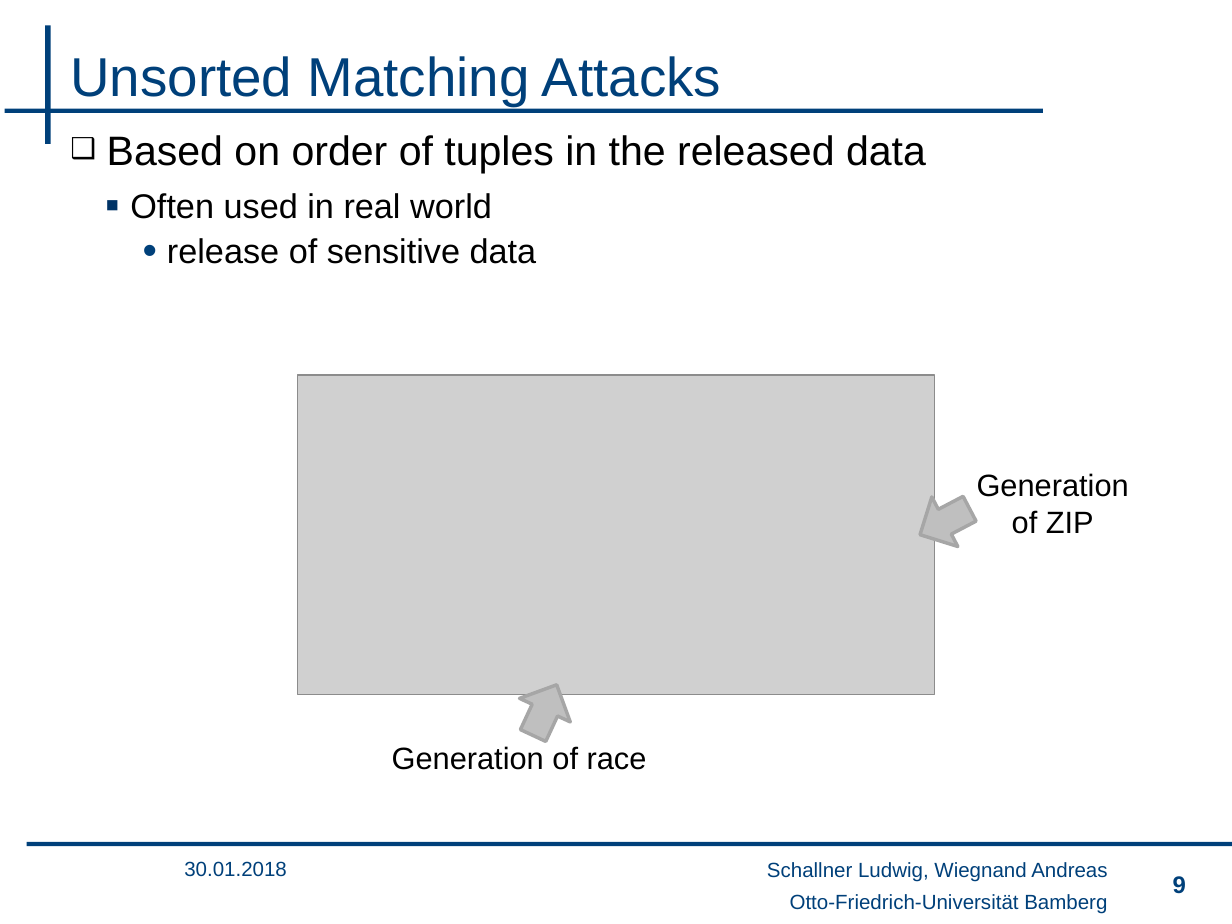
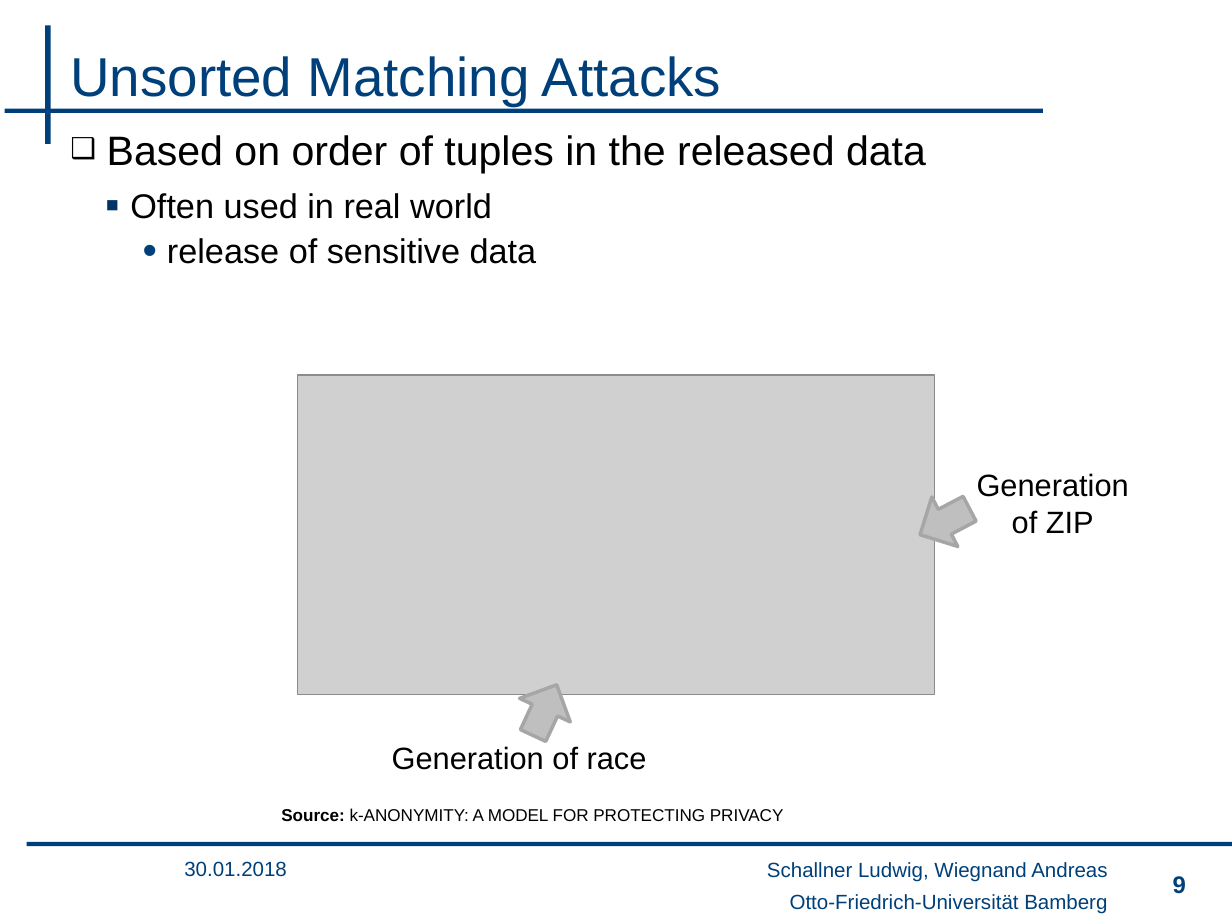
Before and after one commit to wsgan001/PSI-MSem, a slide deck: slide 9 of presentation/sicherheits_final_anV3.pptx. Drawn at 1232x924 pixels with LibreOffice and Linux fonts; fonts in the diff are those of the drawing; grey boxes stand for pictures; background and template pictures are left out. Boxes give left, top, right and bottom in pixels: in the first picture for what was removed or moved away, otherwise in the second. Text is boxed around its words. In the diff, an @@ line names an element or a change of style, - is before the commit and + after.

```diff
--- a/presentation/sicherheits_final_anV3.pptx
+++ b/presentation/sicherheits_final_anV3.pptx
@@ text added at <box>281,808,784,821</box>, 10 pt, text #000000 @@
+Source: k-ANONYMITY: A MODEL FOR PROTECTING PRIVACY
```
Also in this commit, not shown: 8 other slides changed.
